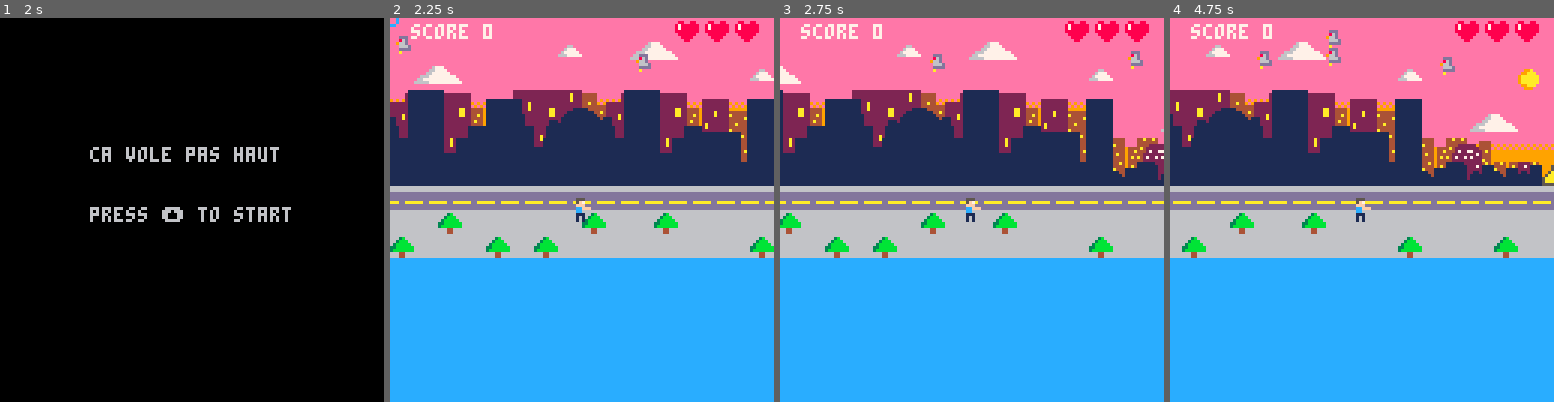
Above: before the commit, frames 1-4 (left to right).
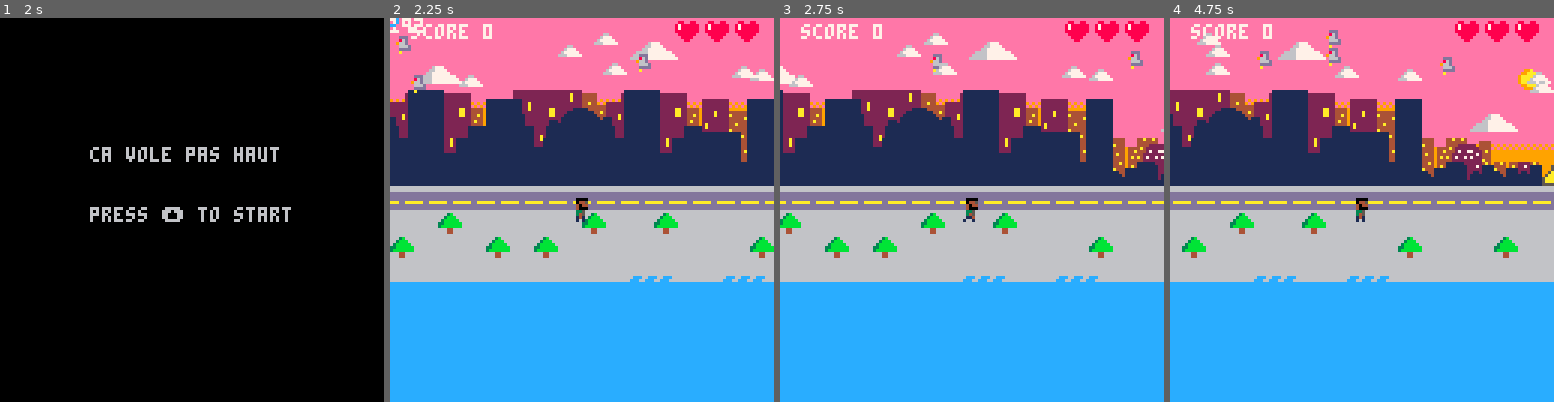
Above: after the commit, the same moments.

Repository: julie17-d/projet-collectif---pico-8
Game: PICO-8 cartridge commun.p8
Same seed, same stepped clock (60 frames per second), same inputs: the game is played once before the commit and once after it.
Inputs:
- Up to frame 1 (2 s): tap X (X key) at 0.33, 1.07, 1.85 s; tap O (Z key) at 0.7, 1.7 s; hold Right from 1.6 s (still down)
- Up to frame 2 (2.25 s): release Right at 2.1 s; tap O (Z key) at 2.1 s; hold Up from 2.15 s (still down)
- Up to frame 3 (2.75 s): release Up at 2.42 s; hold Right from 2.47 s (still down); tap O (Z key) at 2.5 s
- Up to frame 4 (4.75 s): tap O (Z key) every 0.4 s from 2.9 to 4.5 s; tap X (X key) at 2.97, 4.08 s; release Right at 3.03 s; hold Left 3.08-3.58 s; hold Down 3.63-3.97 s; hold Right 4.02-4.68 s; hold Up from 4.73 s (still down)

Frame 1 is identical in both runs. In frame 2, 6.9% of the frame differs, in the area x 0-100%, y 0-69%; in frame 3, 6.7%; in frame 4, 6.8%.

Commit message:
big mama

Diff:
--- a/commun.p8
+++ b/commun.p8
@@ -3,12 +3,18 @@
 __lua__
 function _init()
 	p={x=60,y=60,speed=1}
+ clouds={}
 	bullets={}
 	pigeons={}
+	waves={}
 	explosions={}
 	score=0
 	state="intro"
 	cam_x=p.x-60
+	mehmet_sprite=1
+	d= 4
+	mama_sprite=192
+	d2= 36
 	sfx(1)
 	music(0)
 end
@@ -173,12 +179,33 @@
 function draw_game()
 	cls()
 	map(0,0,0,0)
-	--player
-	spr(1,p.x,p.y)
+	--mehmet
+	palt(7,true)
+	palt(0,false)
+	spr(mehmet_sprite,p.x,p.y)
+	palt(0,true)
+	palt(7,false)
 
 	--pigeons
 	for e in all(pigeons) do
 		spr(23,e.x,e.y)
+	end
+
+	--maman pigeon
+		palt(7,true)
+ 	palt(0,false)
+	 spr(mama_sprite,900,10,4,4)
+  print(mama_sprite)
+  palt(0,true)
+ 	palt(7,false)
+
+	--nuage
+	for n in all(clouds) do
+	 spr(36,n.x,n.y)
+	end
+	--waves
+	for v in all(waves) do
+	 spr(96,v.x,v.y,2,2)
 	end
 
 	--explosions
@@ -199,7 +226,7 @@
 
 
 -->8
---updates
+--update
 function update_intro()
  if (btnp(⬆️)) then
  state="game"
@@ -208,8 +235,14 @@
 
 function update_game()
 
- if (btn(➡️))	p.x+=p.speed
-	if (btn(⬅️)) p.x-=p.speed
+ if btn(➡️)	then
+ 	p.x+=p.speed
+ 	walking()
+ end
+	if btn(⬅️) then
+	 p.x-=p.speed
+	 walking()
+	end
 	if (btnp(❎)) shoot()
 	--if (btnp(🅾️)) then scene="intro"
  	if p.x < 0 then
@@ -221,13 +254,121 @@
 
 	update_bullets()
 	if #pigeons==0 then
-		spawn_pigeons(rnd(7))
+		spawn_pigeons(ceil(rnd(7)))
 	end
 	update_pigeons()
+	flying()
 	update_explosions()
+	if #clouds==0 then
+	 spawn_clouds(rnd(7))
+	end
+	update_clouds()
+	if #waves==0 then
+	 spawn_waves(rnd(7))
+	end
+	update_waves()
 
 	camera_follow()
 end
+-->8
+--nuage
+function spawn_clouds(amount)
+ gap=(128-8*amount)/(amount+5)
+ for i=1, amount do
+	add(clouds,{
+		x=rnd(p.x+168),
+		y=ceil(rnd(20)),
+		speed=0.1
+	})
+ end
+end
+
+function update_clouds()
+	for c in all(clouds) do
+		c.x-= c.speed
+		if c.x < p.x-68 then
+			del(clouds,c)
+		end
+	end
+end
+-->8
+--vagues
+function spawn_waves(amount)
+ gap=(128-8*amount)/(amount+1)
+ for i=1, amount do
+	add(waves,{
+		x=rnd(p.x+168),
+		y=81,
+		speed=0.05
+	})
+ end
+end
+
+function update_waves()
+	for w in all(waves) do
+		w.x-= w.speed
+		if w.x < p.x-68 then
+			del(waves,w)
+		end
+	end
+end
+-->8
+--walking
+function walking()
+ d-=1
+ if d<0 then
+ mehmet_sprite+=1
+  if mehmet_sprite > 4 then
+  mehmet_sprite=1
+  end
+  d=8
+ end
+end
+
+function flying()
+ d2-=1
+ if d2<0 then
+ mama_sprite+=4
+  if mama_sprite > 204 then
+  mama_sprite=192
+  end
+  d2=8
+ end
+end
+…(34 lines of a section not shown)…
 
 
 
@@ -459,14 +600,14 @@
 0d0d0d0d0d0d0d0d0d0d0d0d0d0d0d0d0d0d0d0d0d0d0d0d0d0d0d0d0d0d0d0d0d0d0d0d0d0d0d0d0d0d0d0d0d0d0d0d0d0d0d0d0d0d0d0d0d0d0d0d0d0d0d0d0d0d0d0d0d0d0d0d0d0d0d0d0d0d0d0d0d0d0d0d0d0d0d0d0d0d0d0d0d0d0d0d0d0d0d0d0d0d0d0d0d0d0d0d0d0d0d0d0d0d0d0d0d0d0d0d0d0d0d0d0d0d060d
 0d0d0d0d0d0d0d060d0d35360d0d0d0d0d0d0d0d0d0d0d35360d0d0d0d0d060d0d0d0d0d0d0d0d0d0d0d0d0d0d0d0d0d0d0d0d0d0d0d0d0d0d0d0d0d0d0d0d0d0d0d0d0d0d0d0d0d0d0d0d0d0d0d0d0d0d0d0d0d0d060d0d0d0d0d0d0d0d060d0d0d0d0d0d0d0d0d0d35360d0d0d0d0d0d0d0d0d0d0d0d0d0d0d0d191a0d0d0d
 0d35360d0d0d0d0d0d0d0d0d0d0d0d060d0d0d0d140d0d0d0d0d0d0d0d0d0d0d0d0d0d0d0d0d0d0d0d0d0d0d0d0d0d0d0d0d0d0d0d0d0d0d0d0d0d0d0d0d0d0d0d0d0d0d0d0d0d0d0d0d0d0d0d0d0d0d0d0d0d0d0d0d0d0d0d0d0d0d0d0d0d0d0d0d0d0d0d0d0d0d0d0d0d0d0d0d0d0d0d0d0d060d0d0d0d0d0d28292a2b0d0d
-4c4d4e4f4748494a4b4c4d4e4f4546470d0d0d0d0d10110d35360d0d0d0d0d0d0d0d0d0d0d0d0d0d0d0d0d0d0d0d0d0d0d0d0d0d0d0d0d0d0d0d0d0d0d0d0d0d0d0d0d0d0d0d0d0d0d0d0d0d0d0d0d0d0d35360d0d0d0d0d0d0d0d0d0d0d0d0d35360d0d0d0d060d0d0d0d0d0d0d0d0d35360d0d0d0d0d0d0d0d0d393a0d0d0d
-5c5d5e5f5758595a5b5c5d5e5f5556570d0d35360d20210d0d0d0d0d0d0d0d0d0d0d0d0d0d0d0d0d0d0d0d0d0d0d0d0d0d0d0d0d0d0d0d0d0d0d0d0d0d0d0d0d0d0d0d0d0d0d0d0d0d0d0d0d0d0d0d0d0d0d0d0d0d0d0d0d0d060d0d0d0d0d0d0d0d0d0d0d0d0d0d0d0d0d0d0d0d0d0d0d0d0d0d0d0d0d0d0d0d0d0d0d0d060d
-6c6d6e6f6768696a6b6c6d6e6f6566671e1f2d1d1d30311d1d1d1d1d1d1d1d1d1d1d1d1d1d1d1d1d1d1d1d1d1d1d1d1d1d1d1d1d1d1d1d1d1d1d1d1d1d1d1d1d1d1d1d1f2d1d1d1d1d1d1d1d1d1d1d1d1d1d1d1d1d1d1d1d1d1d1d1d1d1d1d1d1d1d1d1d1d1d1d1d1d1d1d1d1d1d1d1d1d1d1d1d1d1d1d1d1d1d1d1d1d1d1d1d
-7c7d7e7f7778797a7b7c7d7e7f7576771c2c2e1c2e4041420e151515150e1515150e15151515090a0b0c0b0c0c151515151515150e15150e15151515150e15151515092c2e2c0c0a15151515150e15150e15151515150e15151515150e15150c0a0c090b15150e15150e150e1515151515151515151515151515151515151515
+4c4d4e4f4748494a4b4c4d4e4f4546470d0d0d0d0d10110d35360d0d0d0d0d80818283840d0d0d0d0d0d0d0d0d0d0d0d0d0d0d0d0d0d0d0d0d0d0d0d0d0d0d0d0d0d0d0d0d0d0d0d0d0d0d0d0d0d0d0d0d35360d0d0d0d0d0d0d0d0d0d0d0d0d35360d0d0d0d060d0d0d0d0d0d0d0d0d35360d0d0d0d0d0d0d0d0d393a0d0d0d
+5c5d5e5f5758595a5b5c5d5e5f5556570d0d35360d20211d1d1d1d1d1d1d1d90919293941d1d1d1d1d1d1d1d1d1d1d1d1d1d1d1d1d1d1d1d1d1d1d1d1d1d1d1d1d1d1d1d1d1d1d1d1d1d1d1d1d1d1d1d1d1d1d1d1d1d1d1d1d1d1d1d1d1d1d1d1d1d1d1d1d1d1d1d1d1d1d1d1d1d1d1d1d1d1d1d1d1d1d1d1d1d1d1d1d1d1d1d
+6c6d6e6f6768696a6b6c6d6e6f6566671e1f2d1d1d30311515151515151515a0a1a2a3a4151515151515151515151515151515151515151515151515151515151515151f2d1515151515151515151515151515151515151515151515151515151515151515151515151515151515151515151515151515151515151515151515
+7c7d7e7f7778797a7b7c7d7e7f7576771c2c2e1c2e4041420e151515150e15b0b1b2b3b41515090a0b0c0b0c0c151515151515150e15150e15151515150e15151515092c2e2c0c0a15151515150e15150e15151515150e15151515150e15150c0a0c090b15150e15150e150e1515151515151515151515151515151515151515
 0707070707070707070707070707070707070707070707070707070707070707070707070707070707070707070707070707070707070707070707070707070707070707070707070707070707070707070707070707070707070707070707070707070707070707070707070707070707070707070707070707070707070707
 08080f08080808080f08080f0808080808080808080808080f08080f08080808080808080f0808080808080f080808080808080808080f080808080808080808080f0808080808080808080808080808080808080808080808080808080808080808080808080808080808080808080808080808080808080808080808080808
-0f0808080f080f08080808080808080f0808080f08080808080f0808080808080f080808080808080f08080808080808080f0808080808080808080f08080808080808080808080f0808080f0808080f080808080808080808080808080808080808080808080808080808080808080808080808080808080808080808080808
-3e3e3e3e3e3e3e3e3e3e3e3e3e3e3e3e3e3e3e3e3e3e3e3e3e3e3e3e3e3e3e3e3e3e3e3e3e3e3e3e3e3e3e3e3e3e3e3e3e3e3e3e3e3e3e3e3e3e3e3e3e3e3e3e3e3e3e3e3e3e3e3e3e3e3e3e3e3e3e3e3e3e3e3e3e3e3e3e3e3e3e3e3e3e3e3e3e3e3e3e3e3e3e3e3e3e3e3e3e3e3e3e3e3e3e3e3e3e3e3e3e3e3e3e3e3e3e3e
+0f0808080f080f08080808080808080f0808080f08080808080f0808080808080f080808080808080f08080808080808080f0808080808080808080f08080808080808080808080f0808080f08080808080808080808080808080808080808080808080808080808080808080808080808080808080808080808080808080808
+0808080808080808080808080808080808080808080808080808080808080808080808080808080808080808080808080808080808080808080808080808080808080808080808080808080808080808080808080808080808080808080808080808080808080808080808080808080808080808080808080808080808080808
 3e3e3e3e3e3e3e3e3e3e3e3e3e3e3e3e3e3e3e3e3e3e3e3e3e3e3e3e3e3e3e3e3e3e3e3e3e3e3e3e3e3e3e3e3e3e3e3e3e3e3e3e3e3e3e3e3e3e3e3e3e3e3e3e3e3e3e3e3e3e3e3e3e3e3e3e3e3e3e3e3e3e3e3e3e3e3e3e3e3e3e3e3e3e3e3e3e3e3e3e3e3e3e3e3e3e3e3e3e3e3e3e3e3e3e3e3e3e3e3e3e3e3e3e3e3e3e3e
 3e3e3e3e3e3e3e3e3e3e3e3e3e3e3e3e3e3e3e3e3e3e3e3e3e3e3e3e3e3e3e3e3e3e3e3e3e3e3e3e3e3e3e3e3e3e3e3e3e3e3e3e3e3e3e3e3e3e3e3e3e3e3e3e3e3e3e3e3e3e3e3e3e3e3e3e3e3e3e3e3e3e3e3e3e3e3e3e3e3e3e3e3e3e3e3e3e3e3e3e3e3e3e3e3e3e3e3e3e3e3e3e3e3e3e3e3e3e3e3e3e3e3e3e3e3e3e3e
 3e3e3e3e3e3e3e3e3e3e3e3e3e3e3e3e3e3e3e3e3e3e3e3e3e3e3e3e3e3e3e3e3e3e3e3e3e3e3e3e3e3e3e3e3e3e3e3e3e3e3e3e3e3e3e3e3e3e3e3e3e3e3e3e3e3e3e3e3e3e3e3e3e3e3e3e3e3e3e3e3e3e3e3e3e3e3e3e3e3e3e3e3e3e3e3e3e3e3e3e3e3e3e3e3e3e3e3e3e3e3e3e3e3e3e3e3e3e3e3e3e3e3e3e3e3e3e3e
Not shown, changed: 137 lines of the sprite sheet (__gfx__) section of commun.p8
